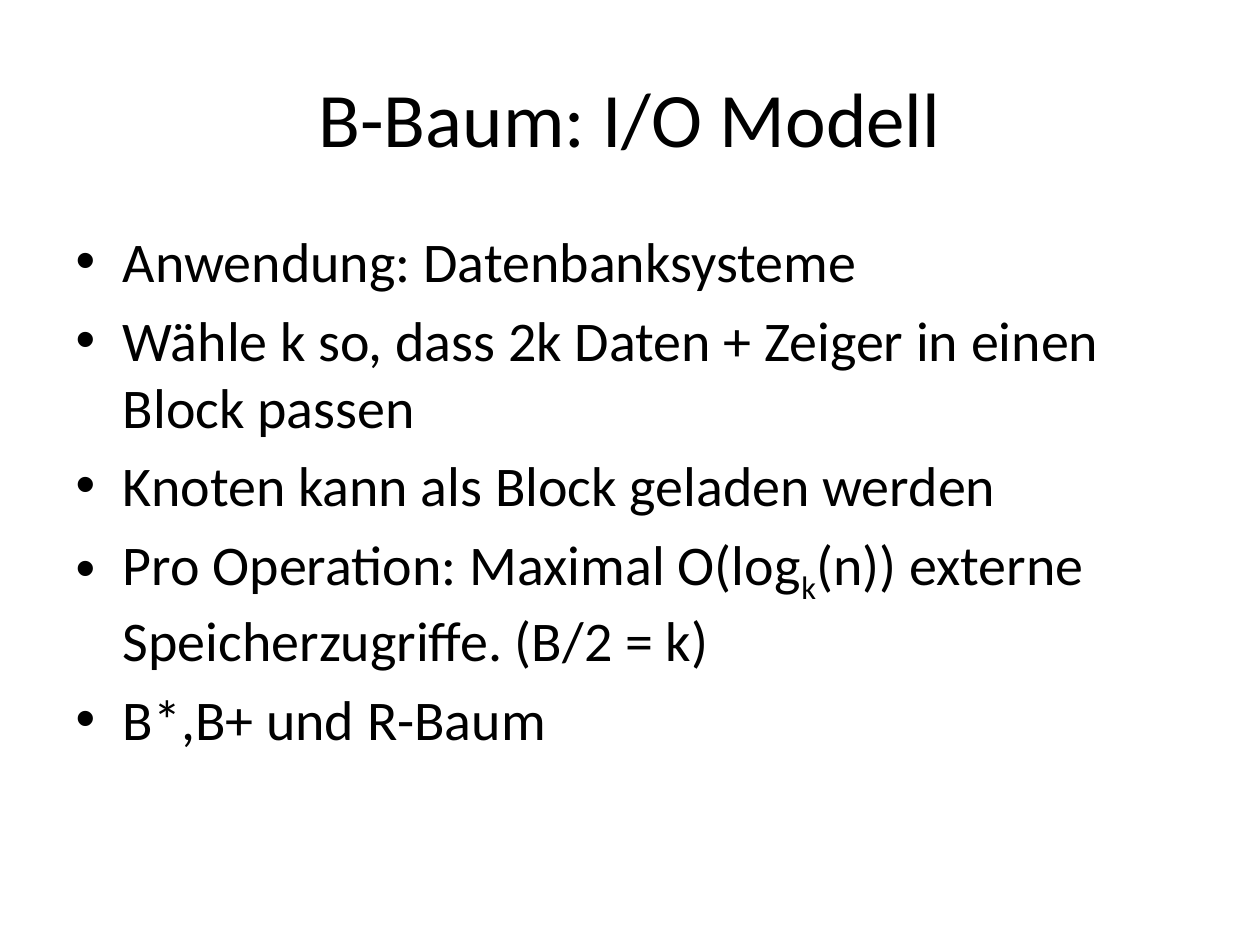
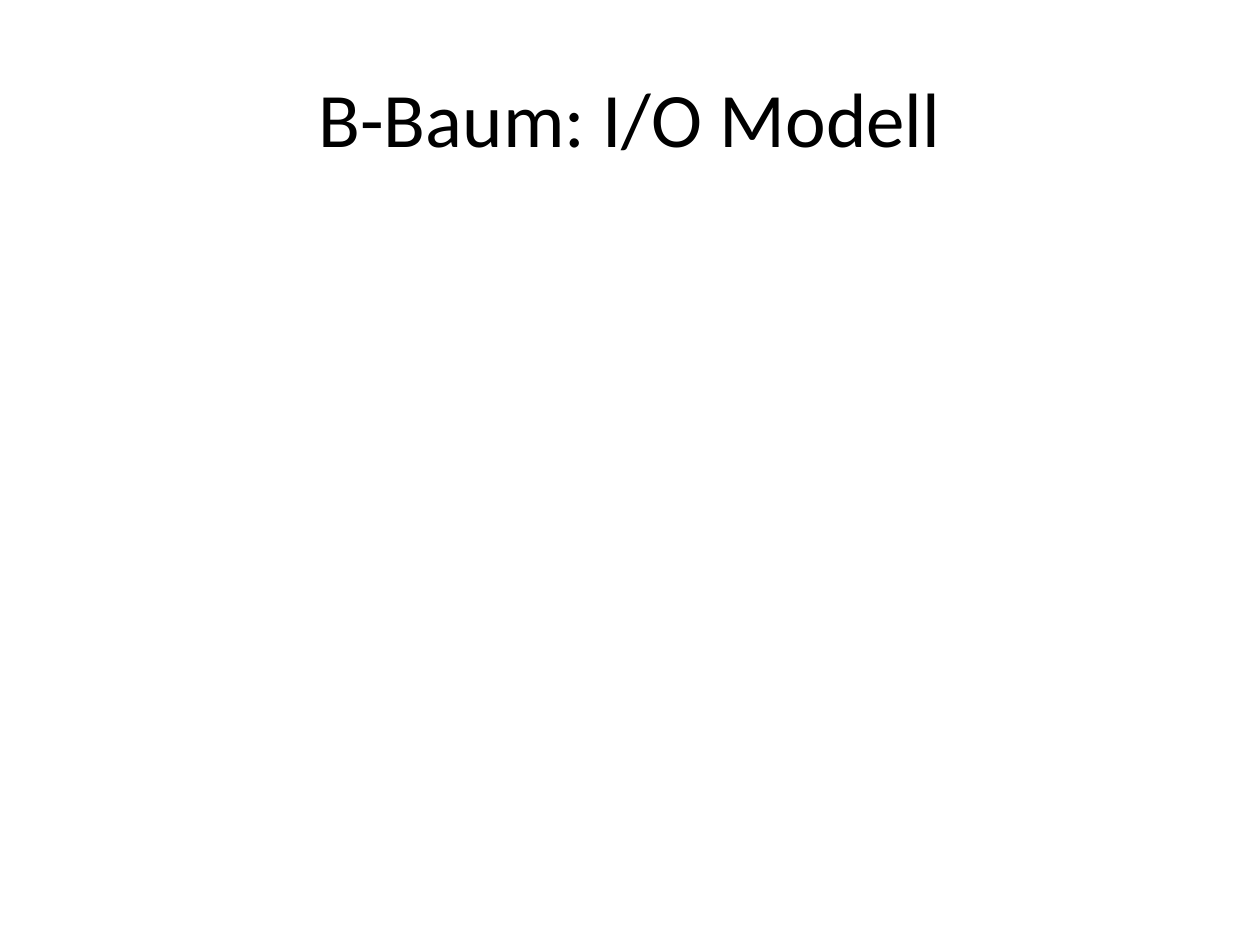
Before and after one commit to sebrockm/Algorithm_Engineering_Project, a slide deck: slide 9 of blob/blatt1/ae.pptx. Drawn at 1260x945 pixels with LibreOffice and Linux fonts; fonts in the diff are those of the drawing; grey boxes stand for pictures. Boxes give left, top, right and bottom in pixels: in the first picture for what was removed or moved away, otherwise in the second. Text is boxed around its words. In the diff, an @@ line names an element or a change of style, - is before the commit and + after.

```diff
--- a/blob/blatt1/ae.pptx
+++ b/blob/blatt1/ae.pptx
@@ text removed at (x1=123, y1=243, x2=1098, y2=747) @@
-• Anwendung: Datenbanksysteme
-• Wähle k so, dass 2k Daten + Zeiger in einen Block passen
-• Knoten kann als Block geladen werden
-• Pro Operation: Maximal O(logk(n)) externe Speicherzugriffe. (B/2 = k)
-• B*,B+ und R-Baum
```
Also in this commit, not shown: 4 other slides changed, 1 other file.
